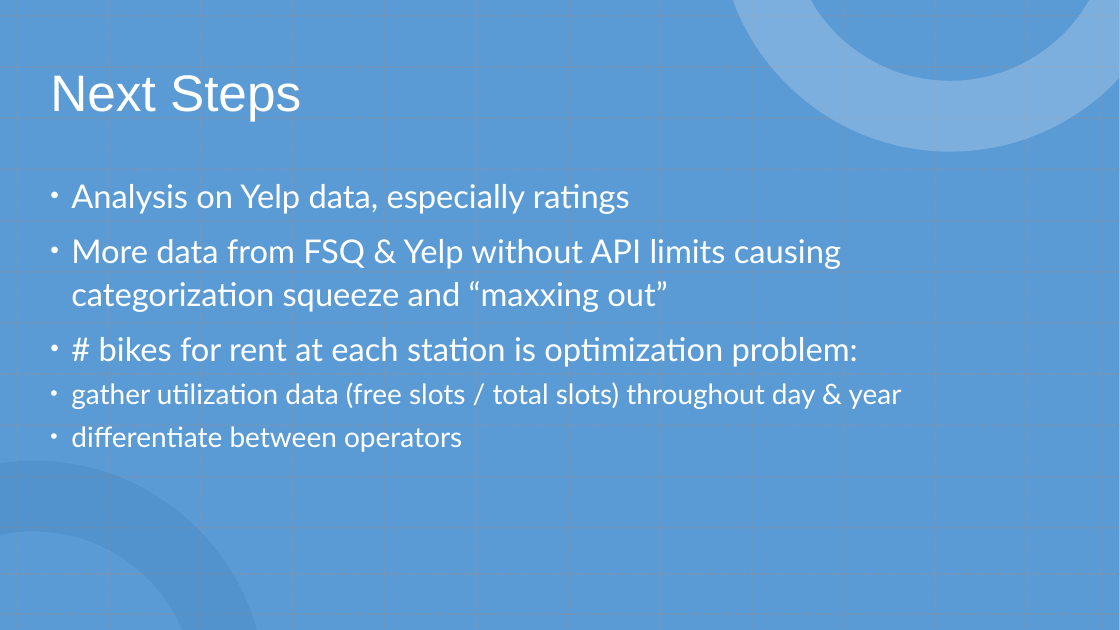
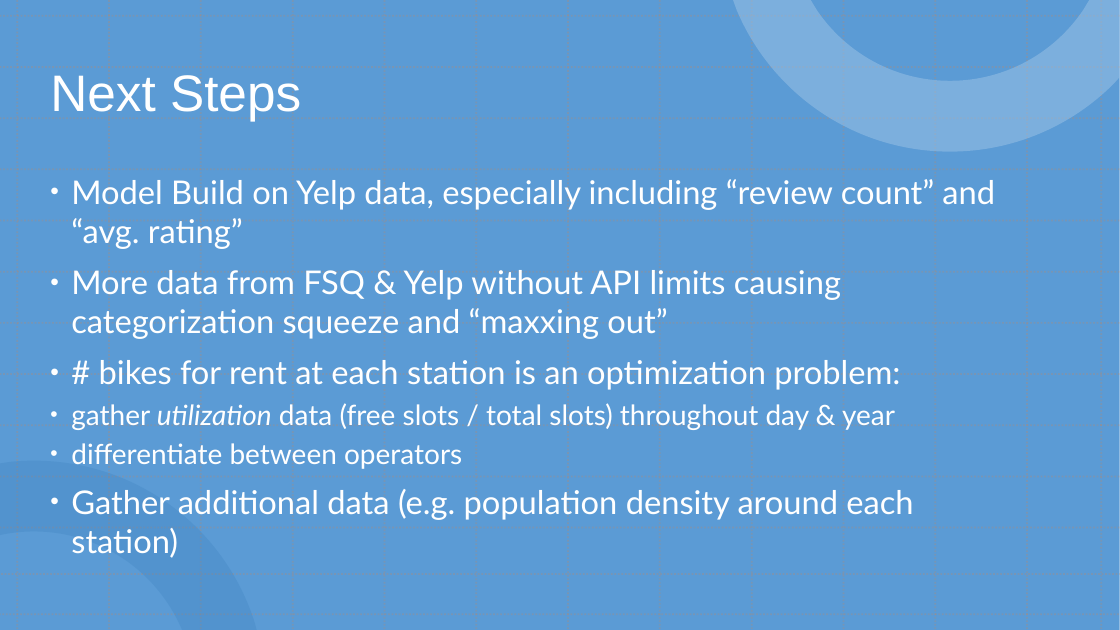
Before and after one commit to jtwleung/Project-Statistical-Modelling-with-Python, a slide deck: slide 13 of Statistical Modeling with Python.pptx (slide 12 before the commit). Drawn at 1120x630 pixels with LibreOffice and Linux fonts; fonts in the diff are those of the drawing. Boxes give left, top, right and bottom in pixels: in the first picture for what was removed or moved away, otherwise in the second. Text is boxed around its words. In the diff, an @@ line names an element or a change of style, - is before the commit and + after.

```diff
--- a/Statistical Modeling with Python.pptx
+++ b/Statistical Modeling with Python.pptx
@@ text at [71,179,995,249]: text changed @@
-• Analysis on Yelp data, especially ratings
+• Model Build on Yelp data, especially including “review count” and “avg. rating”
@@ text at [71,270,895,469]: italic on in "utilization"; line spacing 1.1 to 1 @@
@@ text at [99,360,900,390]: text changed @@
-• # bikes for rent at each station is optimization problem:
+• # bikes for rent at each station is an optimization problem:
@@ text at [71,489,913,558]: paragraph added @@
+• Gather additional data (e.g. population density around each station)
```
Also in this commit, not shown: 7 other slides changed, 2 slides added, 1 other file.
